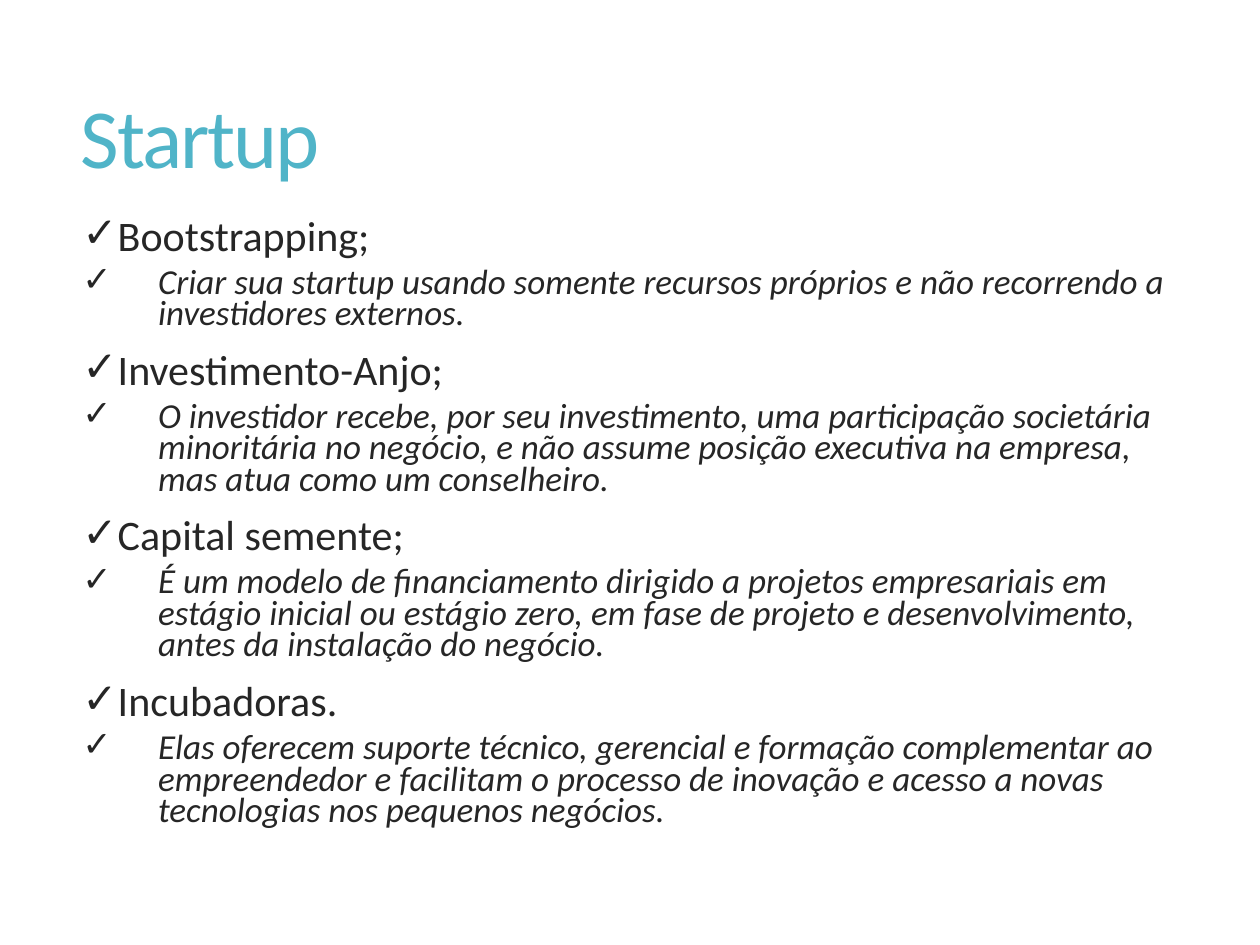
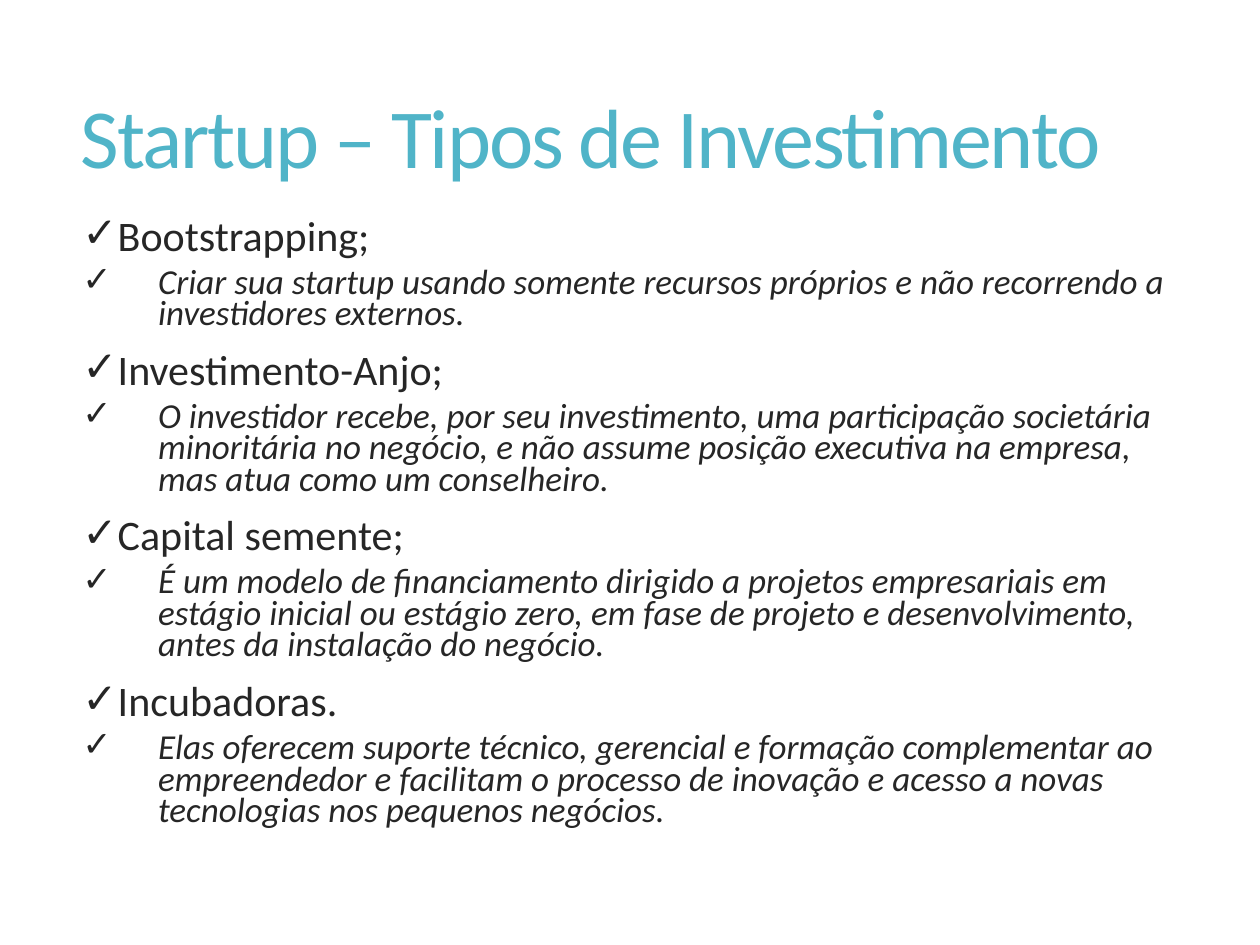
Before and after one commit to Elton-Garbin/TCC-2016, a slide deck: slide 10 of StartIdea/StartIdea.Docs/Apresentacao.pptx (slide 13 before the commit). Drawn at 1260x945 pixels with LibreOffice and Linux fonts; fonts in the diff are those of the drawing. Boxes give left, top, right and bottom in pixels: in the first picture for what was removed or moved away, otherwise in the second. Text is boxed around its words. In the diff, an @@ line names an element or a change of style, - is before the commit and + after.

```diff
--- a/StartIdea/StartIdea.Docs/Apresentacao.pptx
+++ b/StartIdea/StartIdea.Docs/Apresentacao.pptx
@@ title at <box>81,109,1101,182</box>: text changed @@
-Startup
+Startup – Tipos de Investimento
```
Also in this commit, not shown: 4 other slides changed, 1 slide added, 2 slides removed.
